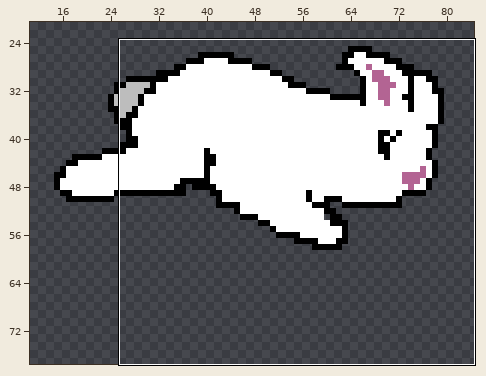
One commit to this pixel-art file: _Bunny_Animation.aseprite. Above, an overview of the earlier version with the close-up marked.
Close-up. Earlier state:
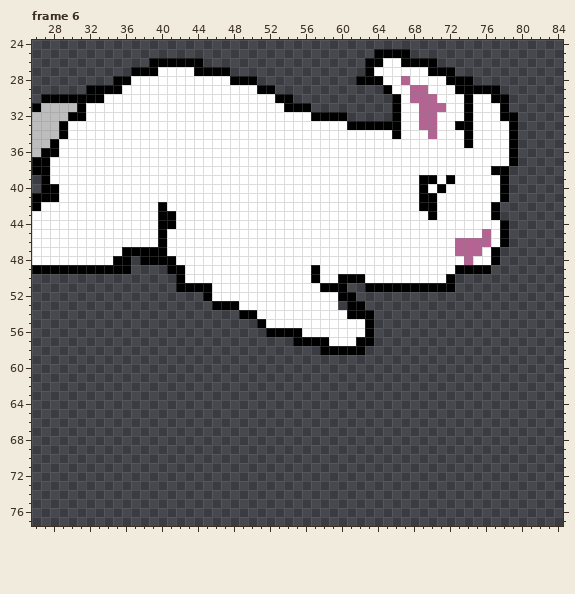
124x124 pixels, 7 frames. Colours within 5 levels of each other are drawn and written as one. Shown: frame 6: x 26..84, y 24..77. The wide view leaves out empty margins. The commit also changed other frames or places, which this record leaves out.
After the commit:
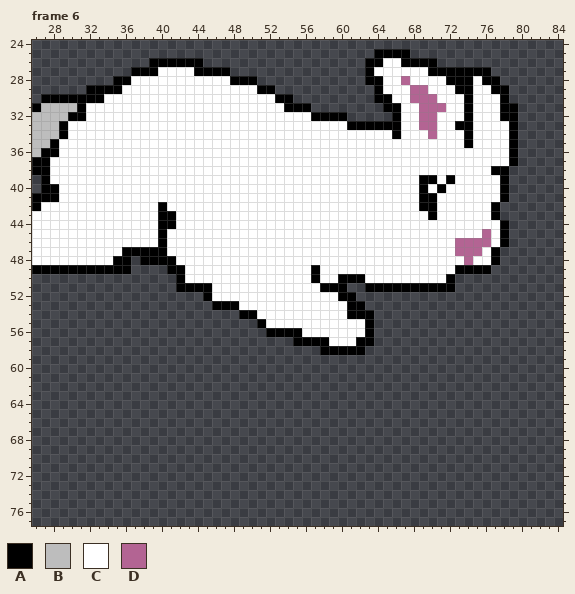
Palette (. is transparent): A #000000  B #bdbdbd  C #ffffff  D #b36493
The edit:
--- frame 6
@@ x 60..81 @@
 26 ...AACCAAAA...........
-27 ...ACCCCCCAAA.........
-28 ..AAACCDCCCCAAA.......
-29 .....ACCDDCCCAAAAA....
-30 ......ACDDDCCCACCAA...
-31 ......ACCDDDCCACCCA...
+27 ...ACCCCCCAAAAAAA.....
+28 ...AACCDCCCCAAACAA....
+29 ....ACCCDDCCCAACCAA...
+30 ....AACCDDDCCCACCCA...
+31 .....AACCDDDCCACCCAA..
 32 A.....ACCDDCCCACCCAA..
@@ x 58..62 @@
 52 CCAA.
-53 CC.AA
+53 CCCAA
 54 CCCAA
Boxes around the changes in both close-ups, in picture pixels (x1, y1, x2, y2):
changed: (455, 67, 518, 112)
changed: (356, 76, 401, 112)
added: (338, 301, 347, 310)
